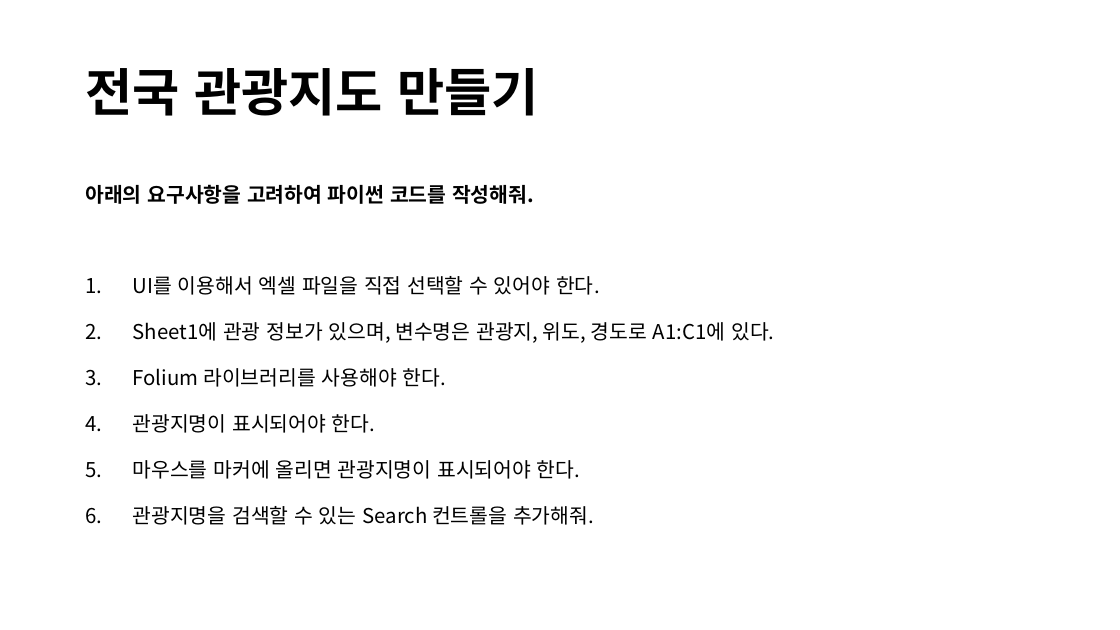
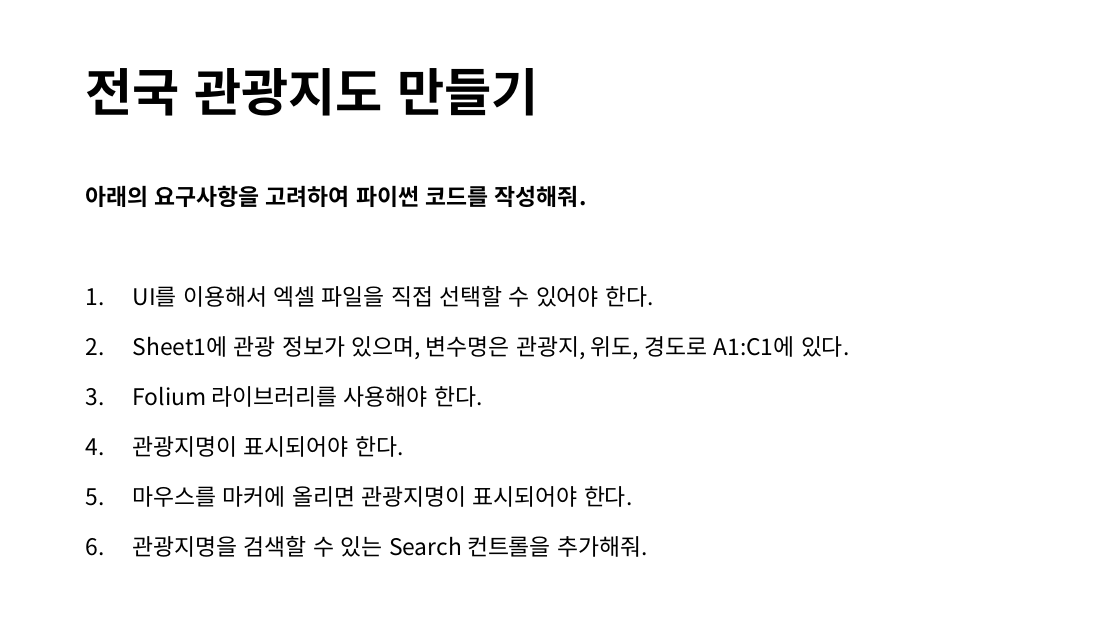
Before and after one commit to lolsaless/Python, a slide deck: slide 7 of 프롬프트 실습.pptx. Drawn at 1120x630 pixels with LibreOffice and Linux fonts; fonts in the diff are those of the drawing. Boxes give left, top, right and bottom in pixels: in the first picture for what was removed or moved away, otherwise in the second. Text is boxed around its words. In the diff, an @@ line names an element or a change of style, - is before the commit and + after.

```diff
--- a/프롬프트 실습.pptx
+++ b/프롬프트 실습.pptx
@@ text "아래의 요구사항을 고려하여 파이썬 코드를 ..." at [85,185,849,557]: size 17.5 to 19.6 pt @@
```
Also in this commit, not shown: 18 other slides changed, 5 slides added, 1 slide removed.
